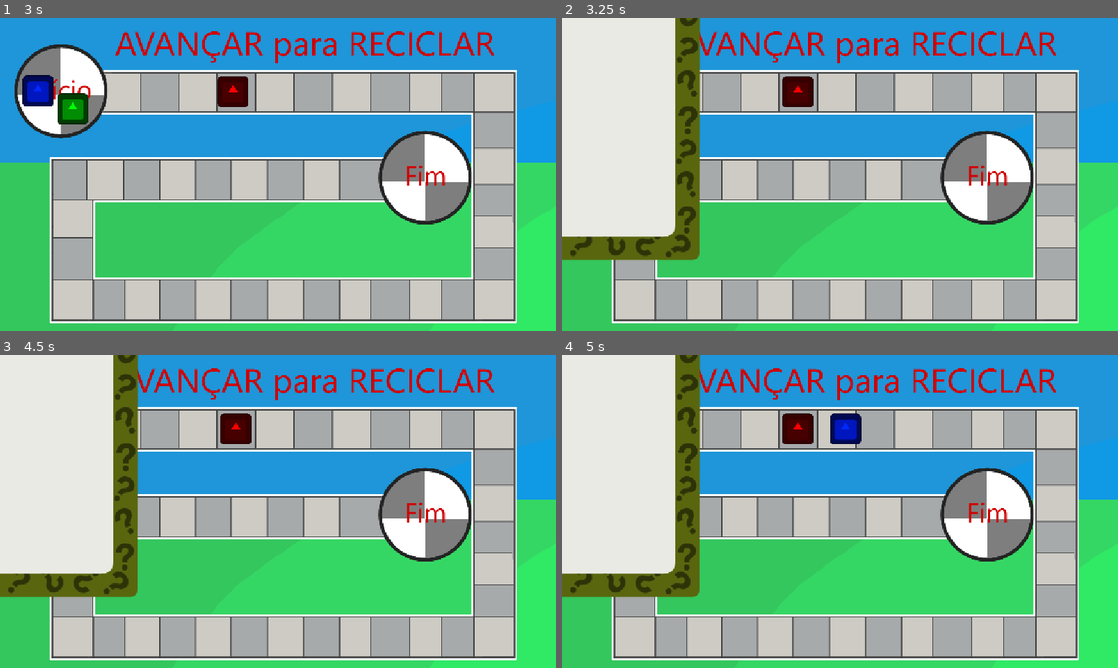
Above: before the commit, frames 1-4 (two rows, left to right).
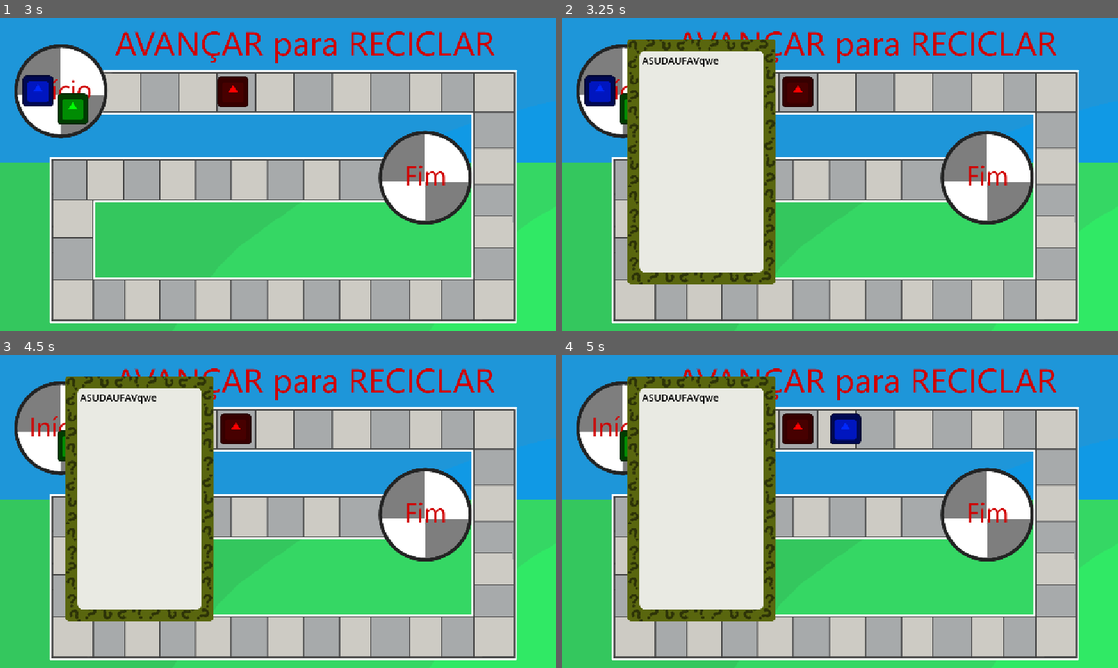
Above: after the commit, the same moments.

Repository: LitheFulminare/avancar-para-reciclar-XP5
Game: Godot game, scene res://Scenes/Game/game_scene.tscn
Two runs of this game, one before a commit and one after it. Both use one fixed random seed, a clock stepped at 60 frames per second and the inputs below. The engine's default icon, where the game draws it, is replaced by a stand-in: a white triangle on a blue panel in a dark square.
Inputs:
- Up to frame 1 (3 s): tap Enter at 0.5 s; hold Space (Confirm) 0.53-1.28 s; tap Space (Confirm) at 1.35, 2, 2.85 s; hold Space (Confirm) 2.03-2.78 s
- Up to frame 2 (3.25 s): no input
- Up to frame 3 (4.5 s): tap Space (Confirm) at 3.5, 4.35 s; hold Space (Confirm) 3.53-4.28 s
- Up to frame 4 (5 s): no input

Frame 1 is identical in both runs. In frame 2, 27% of the frame differs, in the area x 0-39%, y 0-86%; in frame 3, 27%; in frame 4, 27%.

Commit message:
ajusted question card scale and spawn position

Diff:
--- a/avancar para reciclar/Scenes/Cards/Question card.tscn
+++ b/avancar para reciclar/Scenes/Cards/Question card.tscn
@@ -4,6 +4,7 @@
 [ext_resource type="Texture2D" uid="uid://di4gx44nhwgq7" path="res://Assets/Sprites/Cards/Question cards/Question card facing up.png" id="2_2gg23"]
 
 [node name="Question Card" type="Node2D" node_paths=PackedStringArray("question_text_label")]
+scale = Vector2(0.5, 0.5)
 script = ExtResource("1_7iqeb")
 question_text_label = NodePath("Question text")
 
--- a/avancar para reciclar/Scripts/Managers/round_manager.gd
+++ b/avancar para reciclar/Scripts/Managers/round_manager.gd
@@ -193,6 +193,7 @@
 	var question_card: QuestionCard = question_card_scene.instantiate()
 	get_tree().root.add_child(question_card)
 	question_card.set_texts(question_card_res_manager.get_random_question_res())
+	question_card.position = Vector2(300,300)
 
 # returns array of the squares
 # get_children() only returns an array of node so you have to come up with your own solution
